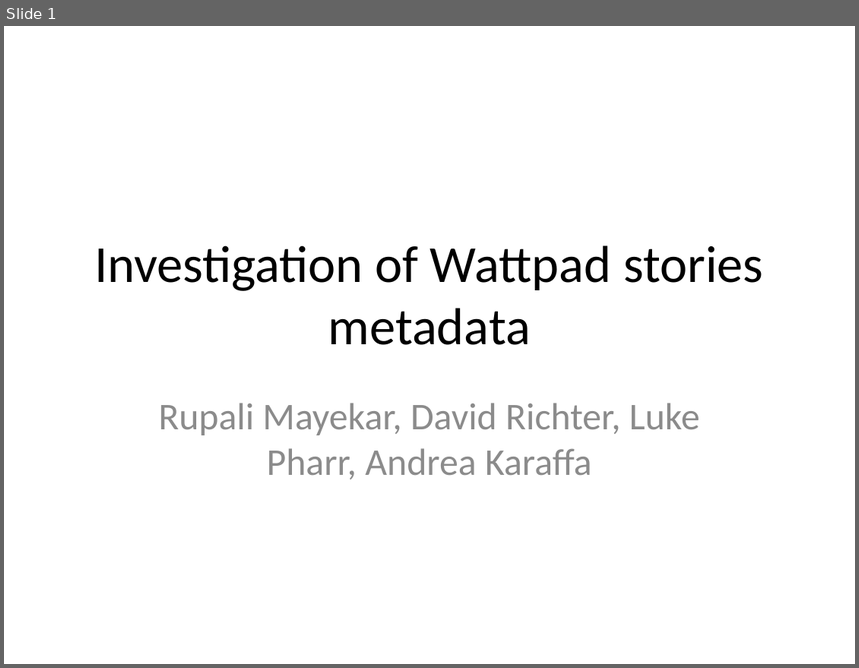
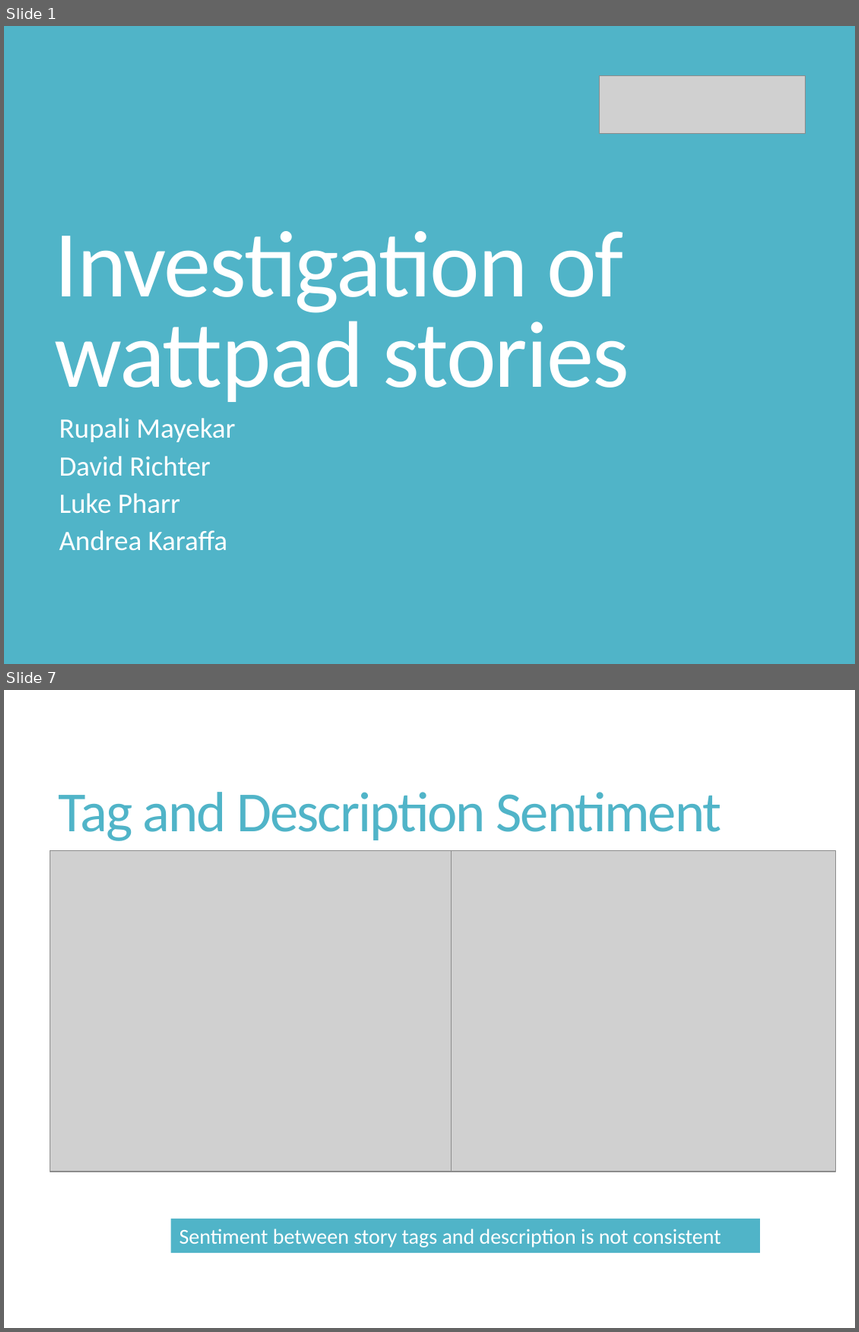
Before and after one commit to rupalimayekar/ProjectWattpad, a slide deck: WattpadPrez.pptx. Shown one above the other, each under a label of ours: slide 1 before the commit, slides 1 and 7 after it; the slides between them are not shown. The pictures are 859x668 and 859x1332 pixels, drawn with LibreOffice and Linux fonts; fonts in the diff are those of the drawing; grey boxes stand for pictures. Boxes give left, top, right and bottom in pixels: in the first picture for what was removed or moved away, otherwise in the second. Text is boxed around its words. In the diff, an @@ line names an element or a change of style, - is before the commit and + after.

```diff
--- a/WattpadPrez.pptx
+++ b/WattpadPrez.pptx
@@ slide 7 added at [4,690,855,1328], background #FFFFFF @@
@@ title added at [59,792,721,841], 48 pt, text #50B4C8 @@
+Tag and Description Sentiment
@@ picture added at [50,851,452,1172] @@
@@ picture added at [452,851,835,1172] @@
@@ rectangle added at [171,1219,760,1252], fill #50B4C8, 18 pt, text #FFFFFF @@
+Sentiment between story tags and description is not consistent
@@ slide 1 changed as well @@
@@ background #FFFFFF to #50B4C8 @@
@@ picture added at [600,76,806,134] @@
@@ title "Investigation of wattpad stories" at [55,231,629,402]: vertical alignment middle to bottom @@
@@ title at [55,231,629,402]: text changed; size 44 to 80 pt; text colour #000000 to #FFFFFF @@
-Investigation of Wattpad stories metadata
+Investigation of wattpad stories
@@ subtitle at [59,418,235,551]: text changed; size 32 to 23.8 pt; text colour #8C8C8C to #FFFFFF @@
-Rupali Mayekar, David Richter, Luke Pharr, Andrea Karaffa
+Rupali Mayekar
+David Richter
+Luke Pharr
+Andrea Karaffa
```
Also in this commit, not shown: 10 other slides added, 9 other files.
